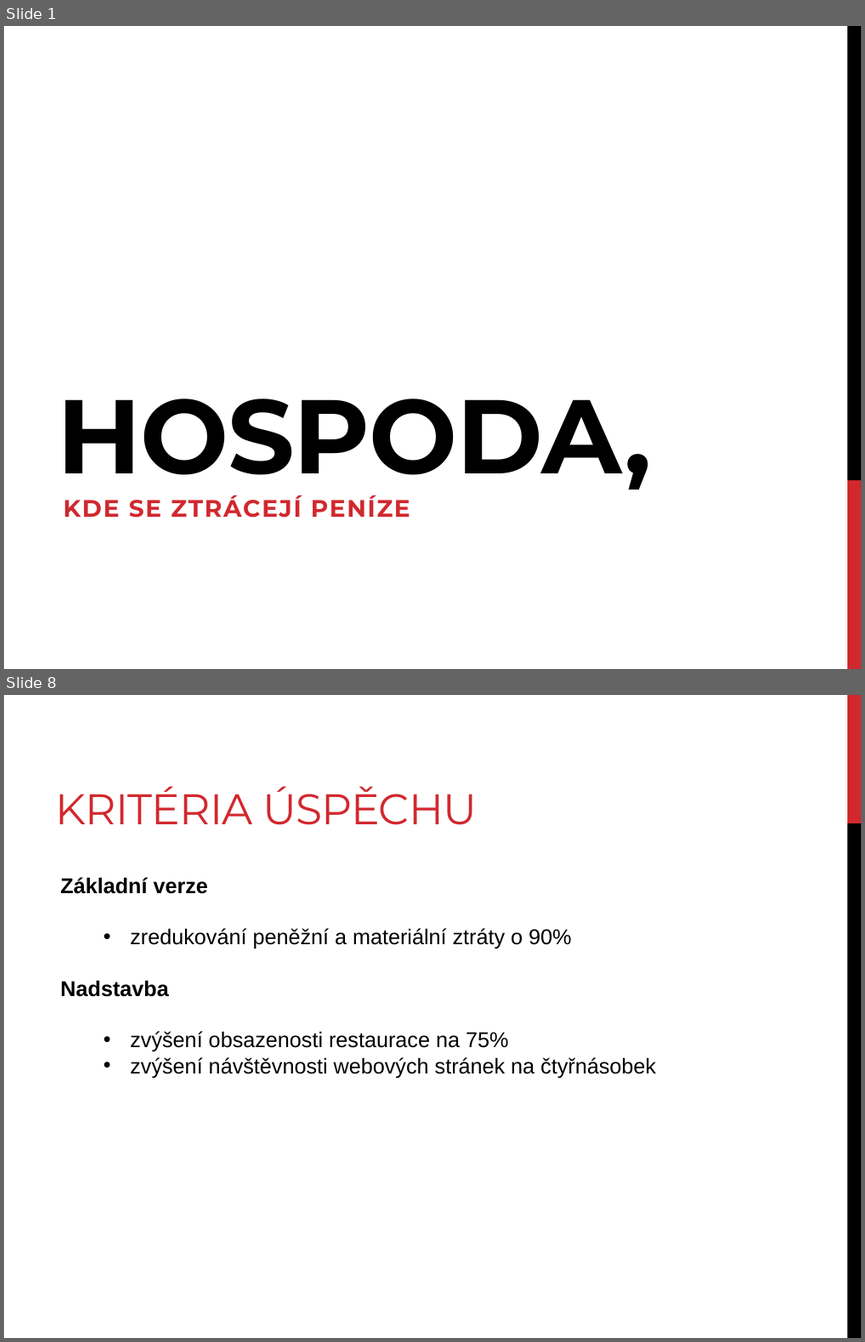
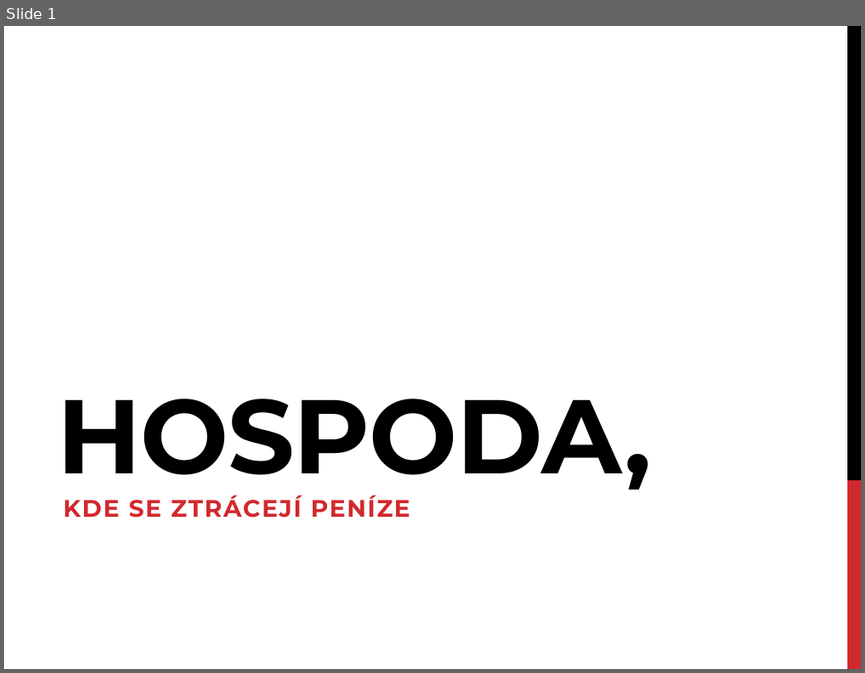
Before and after one commit to KORandi/hospoda, a slide deck: prezentace_z_2_cviceni.pptx. Shown one above the other, each under a label of ours: slides 1 and 8 before the commit, slide 1 after it; the slides between them are not shown. The pictures are 865x1342 and 865x673 pixels, drawn with LibreOffice and Linux fonts; fonts in the diff are those of the drawing. Boxes give left, top, right and bottom in pixels: in the first picture for what was removed or moved away, otherwise in the second. Text is boxed around its words. In the diff, an @@ line names an element or a change of style, - is before the commit and + after.

```diff
--- a/prezentace_z_2_cviceni.pptx
+++ b/prezentace_z_2_cviceni.pptx
@@ slide 8 removed at [4,695,861,1338], background #FFFFFF @@
@@ rectangle removed at [847,695,861,823] @@
@@ title removed at [55,786,477,825] @@
-KRITÉRIA ÚSPĚCHU
@@ rectangle removed at [847,823,861,1338] @@
@@ text removed at [60,877,656,1077] @@
-Základní verze
-  • zredukování peněžní a materiální ztráty o 90%
-Nadstavba
-  • zvýšení obsazenosti restaurace na 75%
-  • zvýšení návštěvnosti webových stránek na čtyřnásobek
```
Also in this commit, not shown: 8 slides added, 9 other slides removed, 8 other files.
